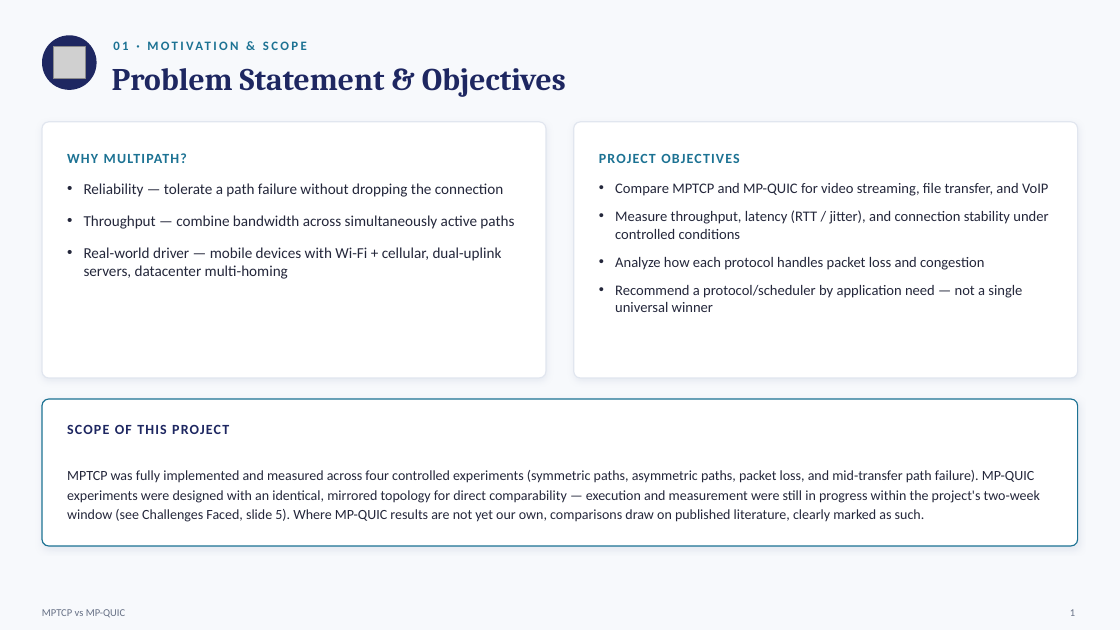
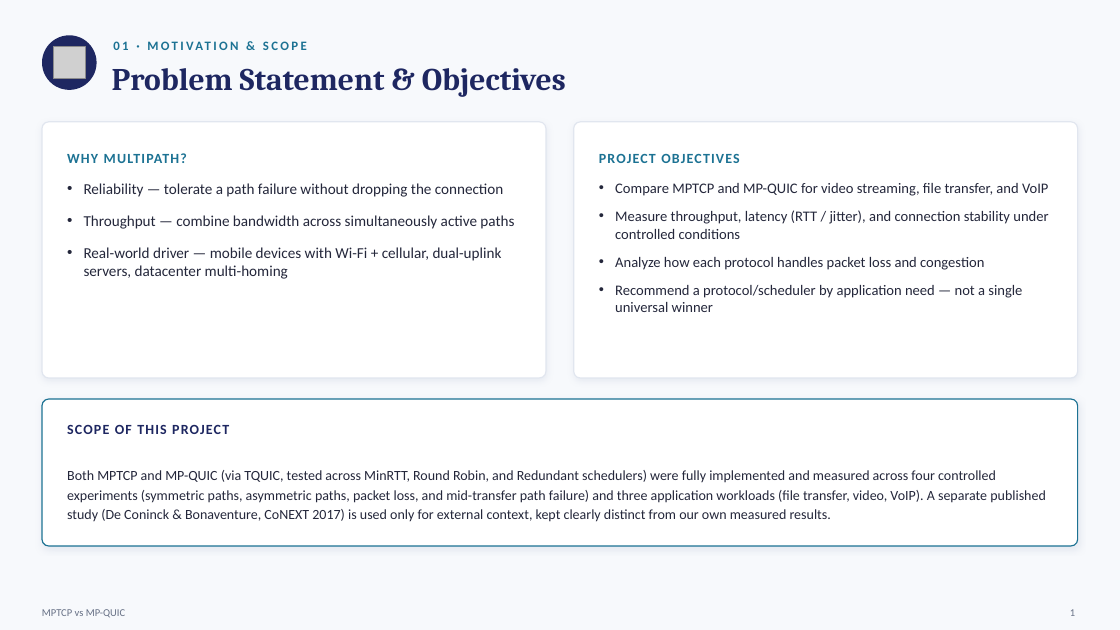
Before and after one commit to Pratik-Kumar-Dhakar/CS331-T007-MPTCP-vs-MPQUIC, a slide deck: slide 2 of ppt/MPTCP_vs_MPQUIC.pptx. Drawn at 1120x630 pixels with LibreOffice and Linux fonts; fonts in the diff are those of the drawing; grey boxes stand for pictures. Boxes give left, top, right and bottom in pixels: in the first picture for what was removed or moved away, otherwise in the second. Text is boxed around its words. In the diff, an @@ line names an element or a change of style, - is before the commit and + after.

Commit message:
Update report and slides with real MP-QUIC/TQUIC results, remove stale two-week/in-progress framing

```diff
--- a/ppt/MPTCP_vs_MPQUIC.pptx
+++ b/ppt/MPTCP_vs_MPQUIC.pptx
@@ text at <box>67,470,1046,522</box>: text changed @@
-MPTCP was fully implemented and measured across four controlled experiments (symmetric paths, asymmetric paths, packet loss, and mid-transfer path failure). MP-QUIC experiments were designed with an identical, mirrored topology for direct comparability — execution and measurement were still in progress within the project's two-week window (see Challenges Faced, slide 5). Where MP-QUIC results are not yet our own, comparisons draw on published literature, clearly marked as such.
+Both MPTCP and MP-QUIC (via TQUIC, tested across MinRTT, Round Robin, and Redundant schedulers) were fully implemented and measured across four controlled experiments (symmetric paths, asymmetric paths, packet loss, and mid-transfer path failure) and three application workloads (file transfer, video, VoIP). A separate published study (De Coninck & Bonaventure, CoNEXT 2017) is used only for external context, kept clearly distinct from our own measured results.
```
Also in this commit, not shown: 4 other slides changed, 1 other file.
